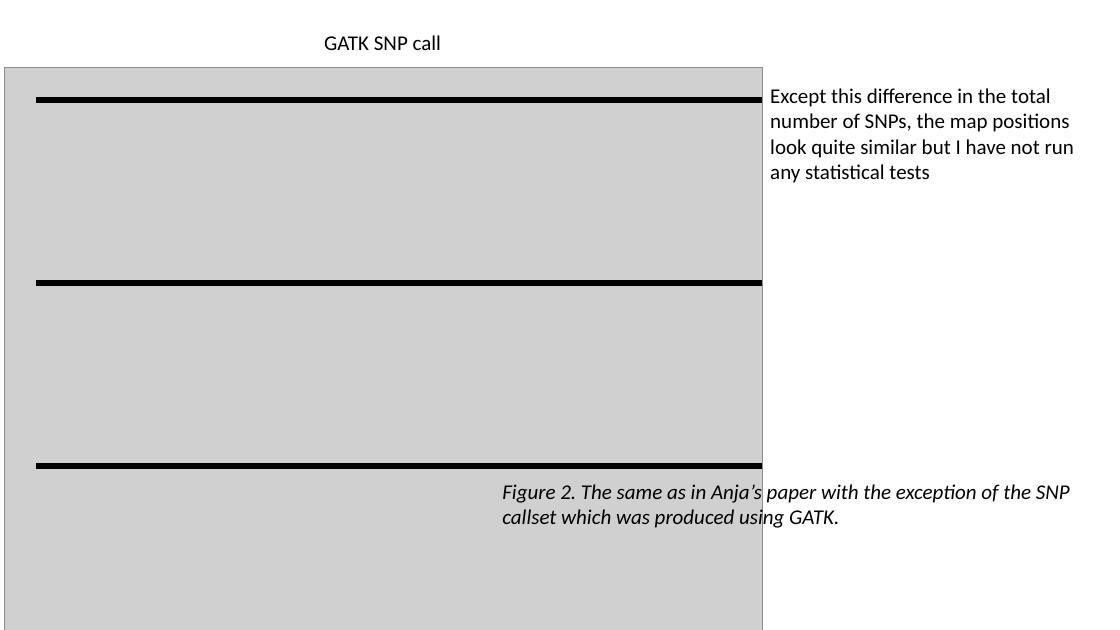
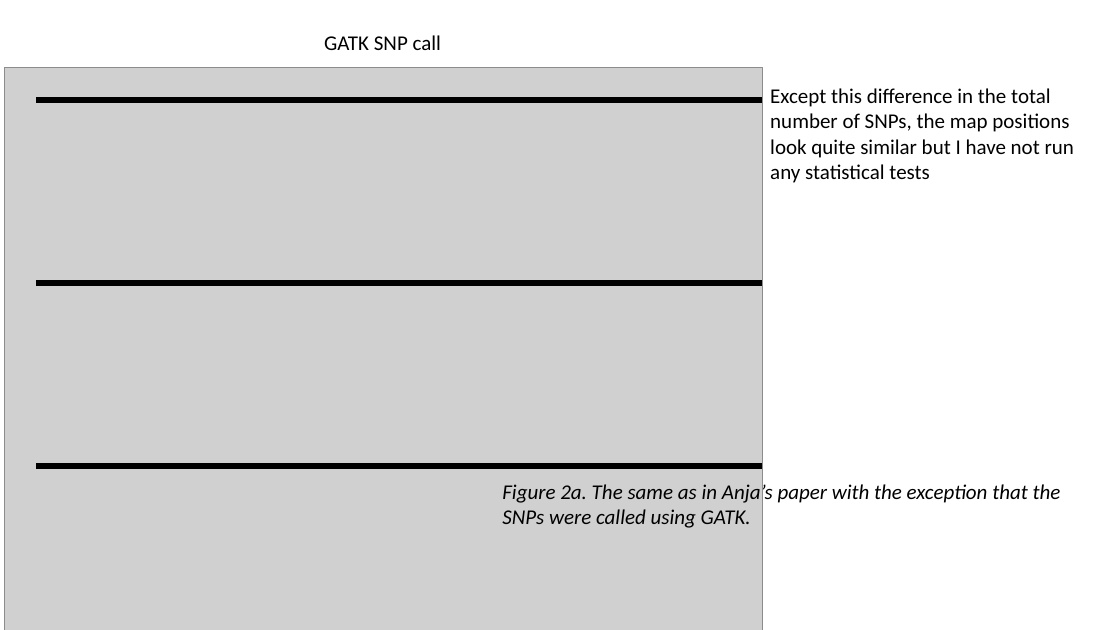
Before and after one commit to sam0per/Littorina_saxatilis_short_variants, a slide deck: slide 7 of short_genetic_variants/docs/short_indels.pptx. Drawn at 1120x630 pixels with LibreOffice and Linux fonts; fonts in the diff are those of the drawing; grey boxes stand for pictures. Boxes give left, top, right and bottom in pixels: in the first picture for what was removed or moved away, otherwise in the second. Text is boxed around its words. In the diff, an @@ line names an element or a change of style, - is before the commit and + after.

```diff
--- a/short_genetic_variants/docs/short_indels.pptx
+++ b/short_genetic_variants/docs/short_indels.pptx
@@ text at bbox=[502, 482, 1061, 528]: text changed @@
-Figure 2. The same as in Anja’s paper with the exception of the SNP callset which was produced using GATK.
+Figure 2a. The same as in Anja’s paper with the exception that the SNPs were called using GATK.
```
Also in this commit, not shown: 6 other slides changed, 2 slides added, 2 slides removed, 1 other file.
